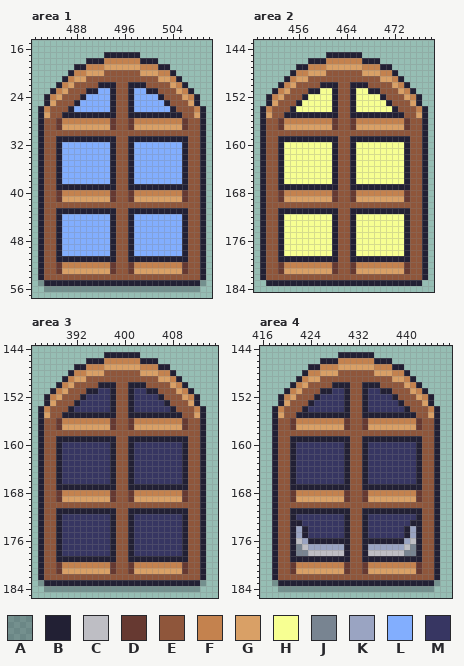
One commit to this pixel-art file: objects/to upload/Windows/ShippableWindows.ase. Above, as it was before the edit.
512x256 pixels, 1 frame. Pixels under 10% opacity are left out. Colours within 5 levels of each other are drawn and written as one. Shown: area 1: x 481..510, y 15..57; area 2: x 449..478, y 143..184; area 3: x 385..415, y 144..185; area 4: x 416..447, y 144..185. The commit also changed other parts of the picture, which this record leaves out.
Palette (. is transparent): A #2220344b  B #222034  C #bebec4  D #663931  E #8f563b  F #c4824e  G #d9a066  H #f7ff92  J #788491  K #9aa4c2  L #82aefe  M #373662
The same view after the edit:
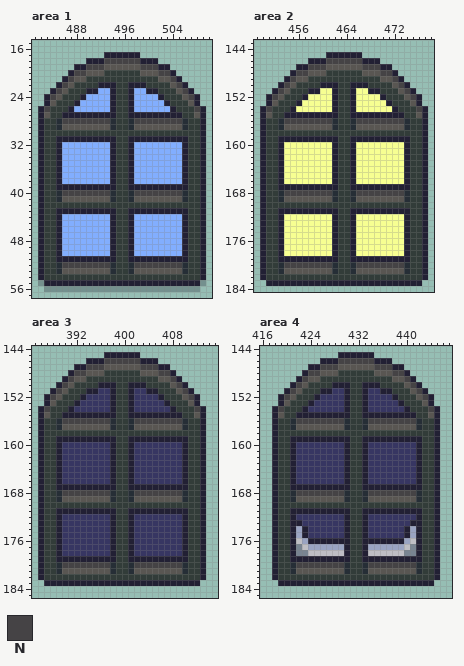
Colours new in this view: N #454345
The edit:
@@ palette @@
-D #663931
+D #262e36
-E #8f563b
+E #323c39
-G #d9a066
+G #595652
--- area 1, layer "TrimColor"
@@ x 481..510 @@
 17 ............BBBBBB............
-18 .........BBBFFFFFFBBB.........
-19 .......BBFFFGGGGGGFFFBB.......
-20 ......BFFGGGEEEEEEGGGFFB......
-21 .....BFGGEEEEEEEEEEEEGGFB.....
-22 ....BFGEEEEBBBEEBBBEEEEGFB....
-23 ...BFGEEEBBLLBEEBLLBBEEEGFB...
-24 ..BFGEEEBLLLLBEEBLLLLBEEEGFB..
+18 .........BBBNNNNNNBBB.........
+19 .......BBNNNGGGGGGNNNBB.......
+20 ......BNNGGGEEEEEEGGGNNB......
+21 .....BNGGEEEEEEEEEEEEGGNB.....
+22 ....BNGEEEEBBBEEBBBEEEEGNB....
+23 ...BNGEEEBBLLBEEBLLBBEEEGNB...
+24 ..BNGEEEBLLLLBEEBLLLLBEEEGNB..
 25 ..BGEEEBLLLLLBEEBLLLLLBEEEGB..
-26 .BFEEEBLLLLLLBEEBLLLLLLBEEEFB.
+26 .BNEEEBLLLLLLBEEBLLLLLLBEEENB.
 27 .BGEEBBBBBBBBBEEBBBBBBBBBEEGB.
-28 .BEEDFFFFFFFFDEEDFFFFFFFFDEEB.
+28 .BEEDNNNNNNNNDEEDNNNNNNNNDEEB.
 29 .BEEDGGGGGGGGDEEDGGGGGGGGDEEB.
@@ x 481..510 @@
 39 .BEEBBBBBBBBBBEEBBBBBBBBBBEEB.
-40 .BEEDFFFFFFFFDEEDFFFFFFFFDEEB.
+40 .BEEDNNNNNNNNDEEDNNNNNNNNDEEB.
 41 .BEEDGGGGGGGGDEEDGGGGGGGGDEEB.
@@ x 481..510 @@
 51 .BEEBBBBBBBBBBEEBBBBBBBBBBEEB.
-52 .BEEDFFFFFFFFDEEDFFFFFFFFDEEB.
+52 .BEEDNNNNNNNNDEEDNNNNNNNNDEEB.
 53 .BEEDGGGGGGGGDEEDGGGGGGGGDEEB.
--- area 2, layer "TrimColor"
@@ x 449..478 @@
 145 ............BBBBBB............
-146 .........BBBFFFFFFBBB.........
-147 .......BBFFFGGGGGGFFFBB.......
-148 ......BFFGGGEEEEEEGGGFFB......
-149 .....BFGGEEEEEEEEEEEEGGFB.....
-150 ....BFGEEEEBBBEEBBBEEEEGFB....
-151 ...BFGEEEBBHHBEEBHHBBEEEGFB...
-152 ..BFGEEEBHHHHBEEBHHHHBEEEGFB..
+146 .........BBBNNNNNNBBB.........
+147 .......BBNNNGGGGGGNNNBB.......
+148 ......BNNGGGEEEEEEGGGNNB......
+149 .....BNGGEEEEEEEEEEEEGGNB.....
+150 ....BNGEEEEBBBEEBBBEEEEGNB....
+151 ...BNGEEEBBHHBEEBHHBBEEEGNB...
+152 ..BNGEEEBHHHHBEEBHHHHBEEEGNB..
 153 ..BGEEEBHHHHHBEEBHHHHHBEEEGB..
-154 .BFEEEBHHHHHHBEEBHHHHHHBEEEFB.
+154 .BNEEEBHHHHHHBEEBHHHHHHBEEENB.
 155 .BGEEBBBBBBBBBEEBBBBBBBBBEEGB.
-156 .BEEDFFFFFFFFDEEDFFFFFFFFDEEB.
+156 .BEEDNNNNNNNNDEEDNNNNNNNNDEEB.
 157 .BEEDGGGGGGGGDEEDGGGGGGGGDEEB.
@@ x 449..478 @@
 167 .BEEBBBBBBBBBBEEBBBBBBBBBBEEB.
-168 .BEEDFFFFFFFFDEEDFFFFFFFFDEEB.
+168 .BEEDNNNNNNNNDEEDNNNNNNNNDEEB.
 169 .BEEDGGGGGGGGDEEDGGGGGGGGDEEB.
@@ x 449..478 @@
 179 .BEEBBBBBBBBBBEEBBBBBBBBBBEEB.
-180 .BEEDFFFFFFFFDEEDFFFFFFFFDEEB.
+180 .BEEDNNNNNNNNDEEDNNNNNNNNDEEB.
 181 .BEEDGGGGGGGGDEEDGGGGGGGGDEEB.
--- area 3, layers "TrimColor", "BaseLayer"
@@ x 385..415 @@
 145 ............BBBBBB.............
-146 .........BBBFFFFFFBBB..........
-147 .......BBFFFGGGGGGFFFBB........
-148 ......BFFGGGEEEEEEGGGFFB.......
-149 .....BFGGEEEEEEEEEEEEGGFB......
-150 ....BFGEEEEBBBEEBBBEEEEGFB.....
-151 ...BFGEEEBBMMBEEBMMBBEEEGFB....
-152 ..BFGEEEBMMMMBEEBMMMMBEEEGFB...
+146 .........BBBNNNNNNBBB..........
+147 .......BBNNNGGGGGGNNNBB........
+148 ......BNNGGGEEEEEEGGGNNB.......
+149 .....BNGGEEEEEEEEEEEEGGNB......
+150 ....BNGEEEEBBBEEBBBEEEEGNB.....
+151 ...BNGEEEBBMMBEEBMMBBEEEGNB....
+152 ..BNGEEEBMMMMBEEBMMMMBEEEGNB...
 153 ..BGEEEBMMMMMBEEBMMMMMBEEEGB...
-154 .BFEEEBMMMMMMBEEBMMMMMMBEEEFB..
+154 .BNEEEBMMMMMMBEEBMMMMMMBEEENB..
 155 .BGEEBBBBBBBBBEEBBBBBBBBBEEGB..
-156 .BEEDFFFFFFFFDEEDFFFFFFFFDEEB..
+156 .BEEDNNNNNNNNDEEDNNNNNNNNDEEB..
 157 .BEEDGGGGGGGGDEEDGGGGGGGGDEEB..
@@ x 385..415 @@
 167 .BEEBBBBBBBBBBEEBBBBBBBBBBEEB..
-168 .BEEDFFFFFFFFDEEDFFFFFFFFDEEB..
+168 .BEEDNNNNNNNNDEEDNNNNNNNNDEEB..
 169 .BEEDGGGGGGGGDEEDGGGGGGGGDEEB..
@@ x 385..415 @@
 179 .BEEBBBBBBBBBBEEBBBBBBBBBBEEB..
-180 .BEEDFFFFFFFFDEEDFFFFFFFFDEEB..
+180 .BEEDNNNNNNNNDEEDNNNNNNNNDEEB..
 181 .BEEDGGGGGGGGDEEDGGGGGGGGDEEB..
 182 .BEEEEEEEEEEEEEEEEEEEEEEEEEEB..
-183 .ABBBBBBBBBBBBBBBBBBBBBBBBBBA..
-184 ..AAAAAAAAAAAAAAAAAAAAAAAAAA...
+183 ..BBBBBBBBBBBBBBBBBBBBBBBBBB...
+184 ...............................
 185 ...............................
--- area 4, layers "TrimColor", "BaseLayer"
@@ x 416..447 @@
 145 .............BBBBBB.............
-146 ..........BBBFFFFFFBBB..........
-147 ........BBFFFGGGGGGFFFBB........
-148 .......BFFGGGEEEEEEGGGFFB.......
-149 ......BFGGEEEEEEEEEEEEGGFB......
-150 .....BFGEEEEBBBEEBBBEEEEGFB.....
-151 ....BFGEEEBBMMBEEBMMBBEEEGFB....
-152 ...BFGEEEBMMMMBEEBMMMMBEEEGFB...
+146 ..........BBBNNNNNNBBB..........
+147 ........BBNNNGGGGGGNNNBB........
+148 .......BNNGGGEEEEEEGGGNNB.......
+149 ......BNGGEEEEEEEEEEEEGGNB......
+150 .....BNGEEEEBBBEEBBBEEEEGNB.....
+151 ....BNGEEEBBMMBEEBMMBBEEEGNB....
+152 ...BNGEEEBMMMMBEEBMMMMBEEEGNB...
 153 ...BGEEEBMMMMMBEEBMMMMMBEEEGB...
-154 ..BFEEEBMMMMMMBEEBMMMMMMBEEEFB..
+154 ..BNEEEBMMMMMMBEEBMMMMMMBEEENB..
 155 ..BGEEBBBBBBBBBEEBBBBBBBBBEEGB..
-156 ..BEEDFFFFFFFFDEEDFFFFFFFFDEEB..
+156 ..BEEDNNNNNNNNDEEDNNNNNNNNDEEB..
 157 ..BEEDGGGGGGGGDEEDGGGGGGGGDEEB..
@@ x 416..447 @@
 167 ..BEEBBBBBBBBBBEEBBBBBBBBBBEEB..
-168 ..BEEDFFFFFFFFDEEDFFFFFFFFDEEB..
+168 ..BEEDNNNNNNNNDEEDNNNNNNNNDEEB..
 169 ..BEEDGGGGGGGGDEEDGGGGGGGGDEEB..
@@ x 416..447 @@
 179 ..BEEBBBBBBBBBBEEBBBBBBBBBBEEB..
-180 ..BEEDFFFFFFFFDEEDFFFFFFFFDEEB..
+180 ..BEEDNNNNNNNNDEEDNNNNNNNNDEEB..
 181 ..BEEDGGGGGGGGDEEDGGGGGGGGDEEB..
 182 ..BEEEEEEEEEEEEEEEEEEEEEEEEEEB..
-183 ..ABBBBBBBBBBBBBBBBBBBBBBBBBBA..
-184 ...AAAAAAAAAAAAAAAAAAAAAAAAAA...
+183 ...BBBBBBBBBBBBBBBBBBBBBBBBBB...
+184 ................................
 185 ................................
